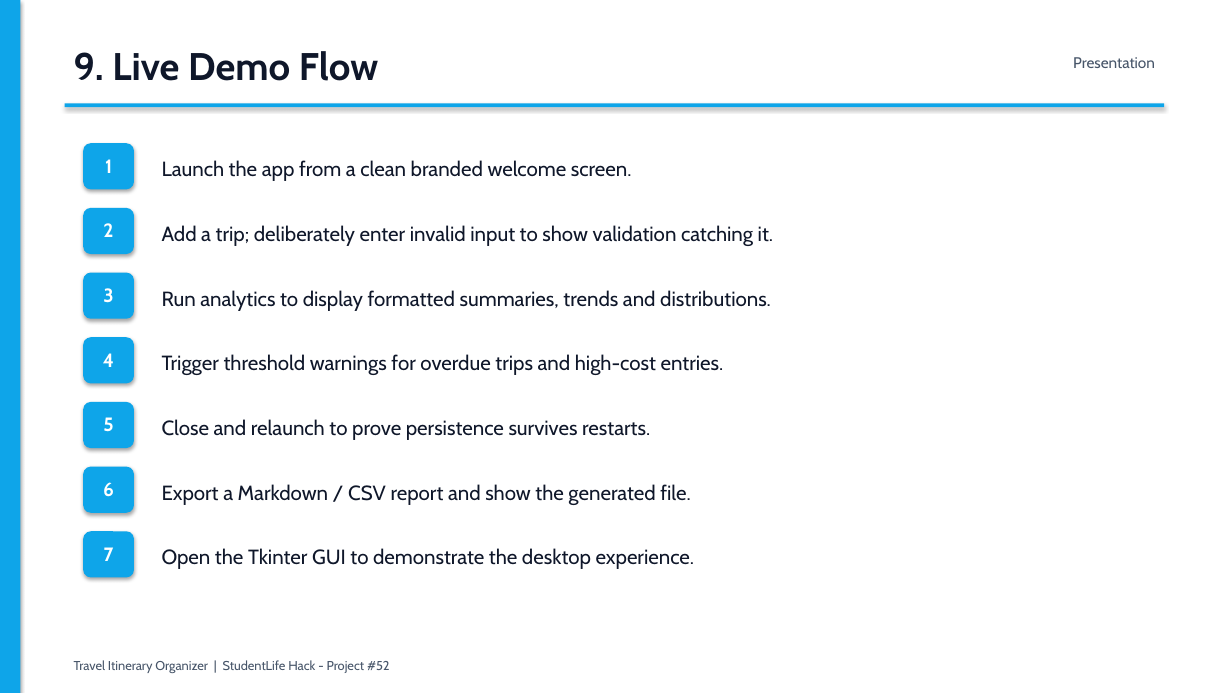
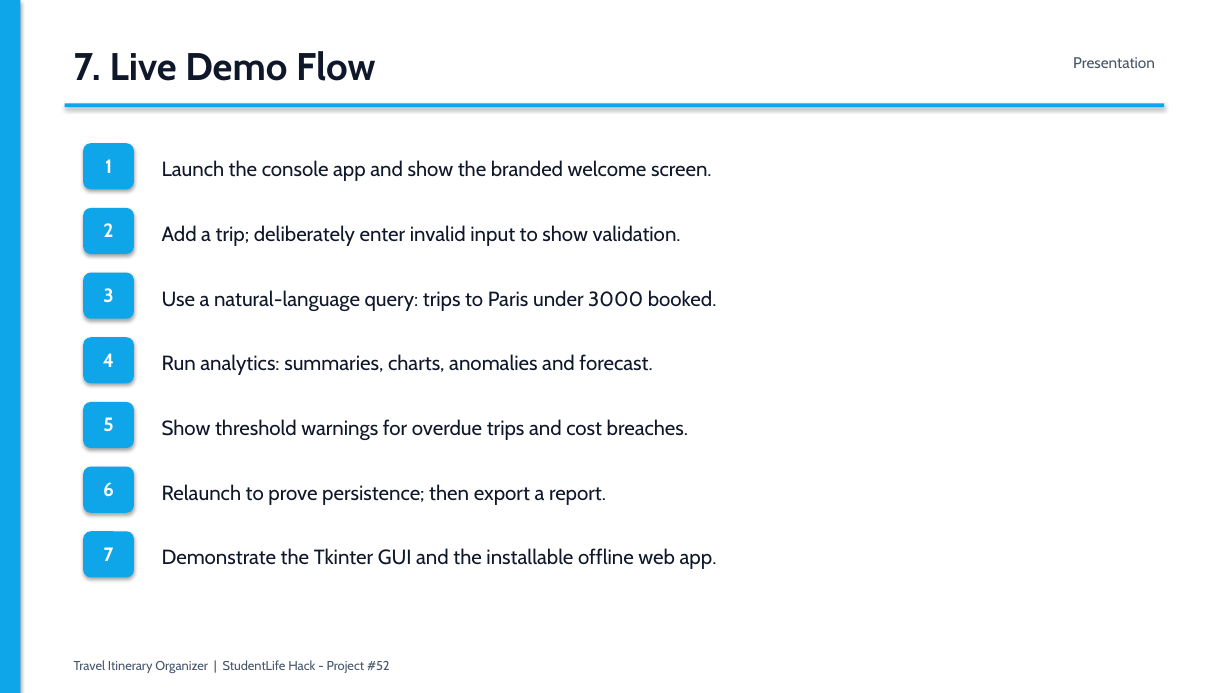
Before and after one commit to pottollaramcharangoud-maker/TravelItineraryOrganizer, a slide deck: slide 8 of TravelItineraryOrganizer_Presentation.pptx (slide 10 before the commit). Drawn at 1232x693 pixels with LibreOffice and Linux fonts; fonts in the diff are those of the drawing. Boxes give left, top, right and bottom in pixels: in the first picture for what was removed or moved away, otherwise in the second. Text is boxed around its words. In the diff, an @@ line names an element or a change of style, - is before the commit and + after.

```diff
--- a/TravelItineraryOrganizer_Presentation.pptx
+++ b/TravelItineraryOrganizer_Presentation.pptx
@@ text at [74, 51, 375, 81]: text changed @@
-9. Live Demo Flow
+7. Live Demo Flow
@@ text at [162, 160, 712, 181]: text changed @@
-Launch the app from a clean branded welcome screen.
+Launch the console app and show the branded welcome screen.
@@ text at [162, 225, 681, 246]: text changed @@
-Add a trip; deliberately enter invalid input to show validation catching it.
+Add a trip; deliberately enter invalid input to show validation.
@@ text at [162, 290, 717, 311]: text changed @@
-Run analytics to display formatted summaries, trends and distributions.
+Use a natural-language query: trips to Paris under 3000 booked.
@@ text at [162, 354, 652, 375]: text changed @@
-Trigger threshold warnings for overdue trips and high-cost entries.
+Run analytics: summaries, charts, anomalies and forecast.
@@ text at [162, 419, 688, 440]: text changed @@
-Close and relaunch to prove persistence survives restarts.
+Show threshold warnings for overdue trips and cost breaches.
@@ text at [162, 484, 606, 505]: text changed @@
-Export a Markdown / CSV report and show the generated file.
+Relaunch to prove persistence; then export a report.
@@ text at [162, 548, 717, 569]: text changed @@
-Open the Tkinter GUI to demonstrate the desktop experience.
+Demonstrate the Tkinter GUI and the installable offline web app.
```
Also in this commit, not shown: 6 other slides changed, 1 slide added, 3 slides removed, 1 other file.
